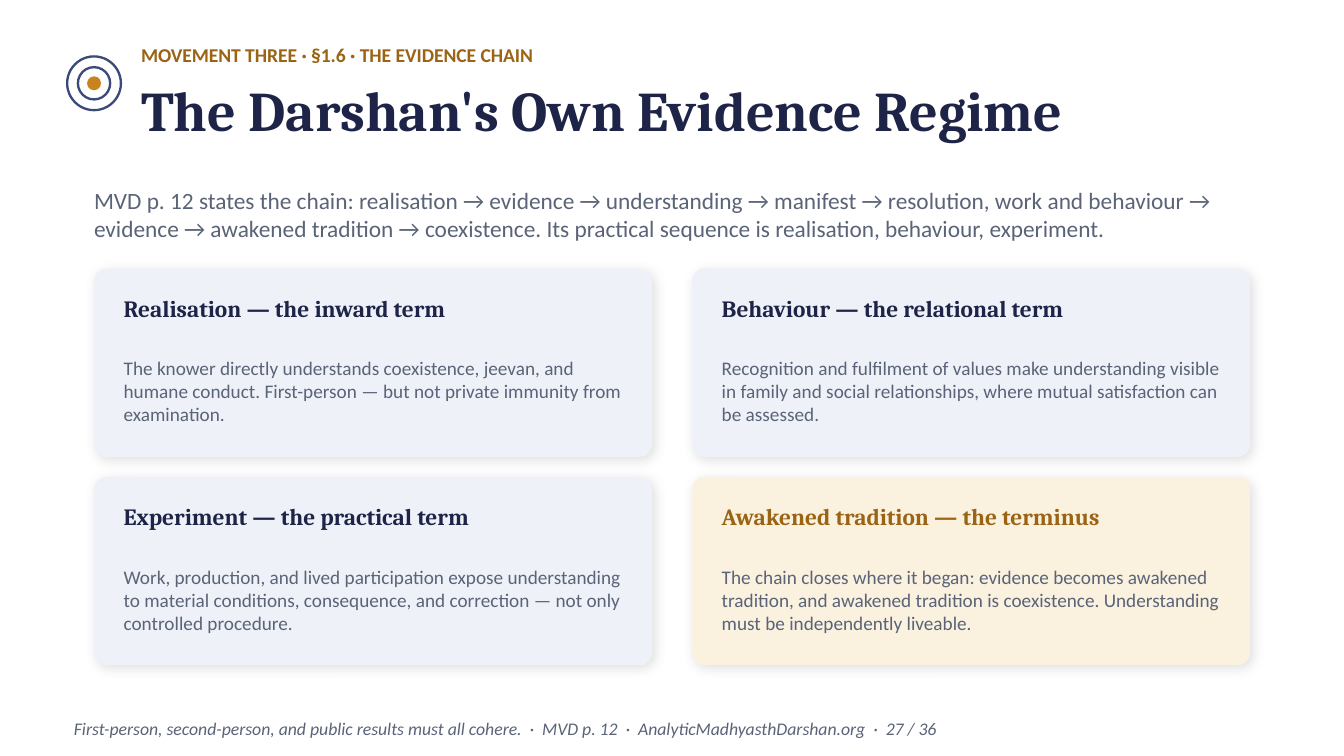
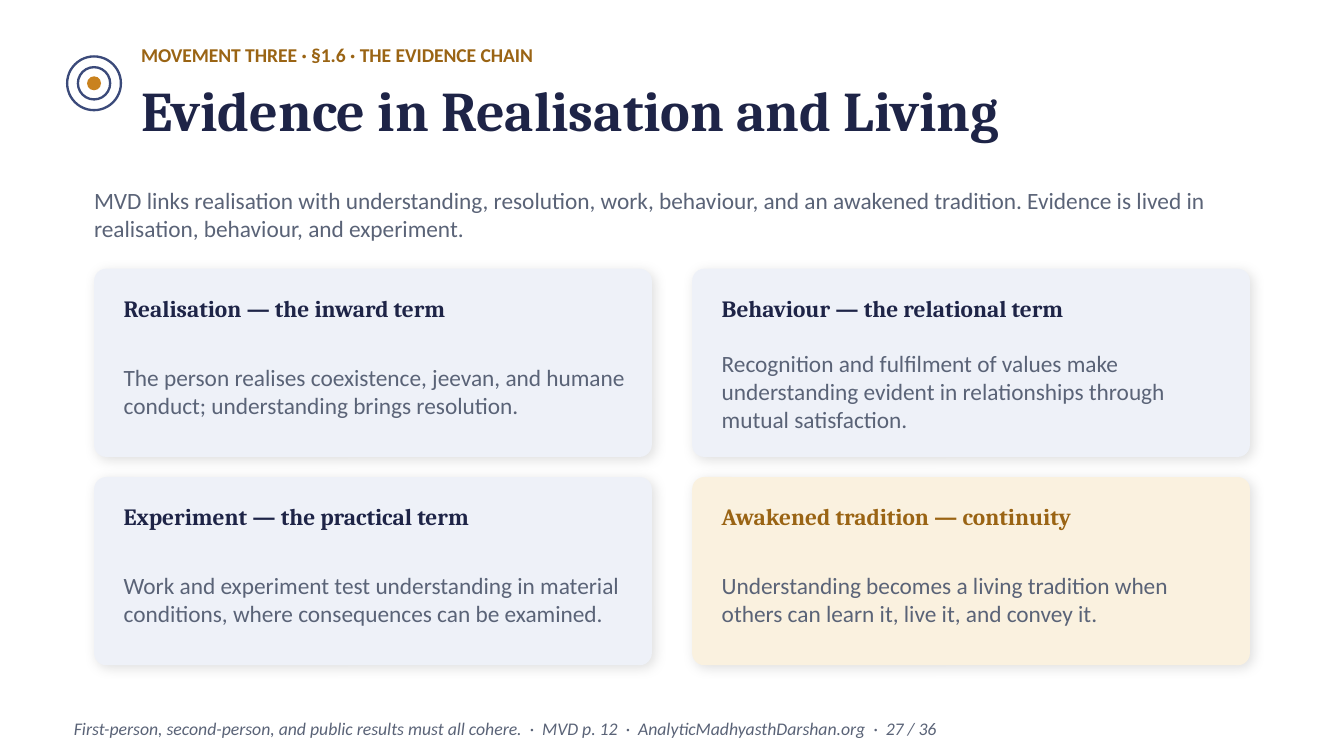
Before and after one commit to raghavamohan/AnalyticMadhyasthDarshan, a slide deck: slide 27 of Studies/The-Epistemology-of-Coexistence/The-Epistemology-of-Coexistence-Madhyasth-Darshan.pptx. Drawn at 1344x756 pixels with LibreOffice and Linux fonts; fonts in the diff are those of the drawing. Boxes give left, top, right and bottom in pixels: in the first picture for what was removed or moved away, otherwise in the second. Text is boxed around its words. In the diff, an @@ line names an element or a change of style, - is before the commit and + after.

```diff
--- a/Studies/The-Epistemology-of-Coexistence/The-Epistemology-of-Coexistence-Madhyasth-Darshan.pptx
+++ b/Studies/The-Epistemology-of-Coexistence/The-Epistemology-of-Coexistence-Madhyasth-Darshan.pptx
@@ text at [141,92,999,143]: text changed @@
-The Darshan's Own Evidence Regime
+Evidence in Realisation and Living
@@ text at [94,193,1205,241]: text changed @@
-MVD p. 12 states the chain: realisation → evidence → understanding → manifest → resolution, work and behaviour → evidence → awakened tradition → coexistence. Its practical sequence is realisation, behaviour, experiment.
+MVD links realisation with understanding, resolution, work, behaviour, and an awakened tradition. Evidence is lived in realisation, behaviour, and experiment.
@@ text at [722,356,1164,428]: text changed; size 10.3 to 12.5 pt @@
-Recognition and fulfilment of values make understanding visible in family and social relationships, where mutual satisfaction can be assessed.
+Recognition and fulfilment of values make understanding evident in relationships through mutual satisfaction.
@@ text at [124,370,624,418]: text changed; size 10.3 to 12.5 pt @@
-The knower directly understands coexistence, jeevan, and humane conduct. First-person — but not private immunity from examination.
+The person realises coexistence, jeevan, and humane conduct; understanding brings resolution.
@@ text at [722,509,1071,530]: text changed @@
-Awakened tradition — the terminus
+Awakened tradition — continuity
@@ text at [124,578,619,626]: text changed; size 10.3 to 12.5 pt @@
-Work, production, and lived participation expose understanding to material conditions, consequence, and correction — not only controlled procedure.
+Work and experiment test understanding in material conditions, where consequences can be examined.
@@ text at [722,578,1168,626]: text changed; size 10.3 to 12.5 pt @@
-The chain closes where it began: evidence becomes awakened tradition, and awakened tradition is coexistence. Understanding must be independently liveable.
+Understanding becomes a living tradition when others can learn it, live it, and convey it.
```
Also in this commit, not shown: 33 other slides changed, 1 other file.
